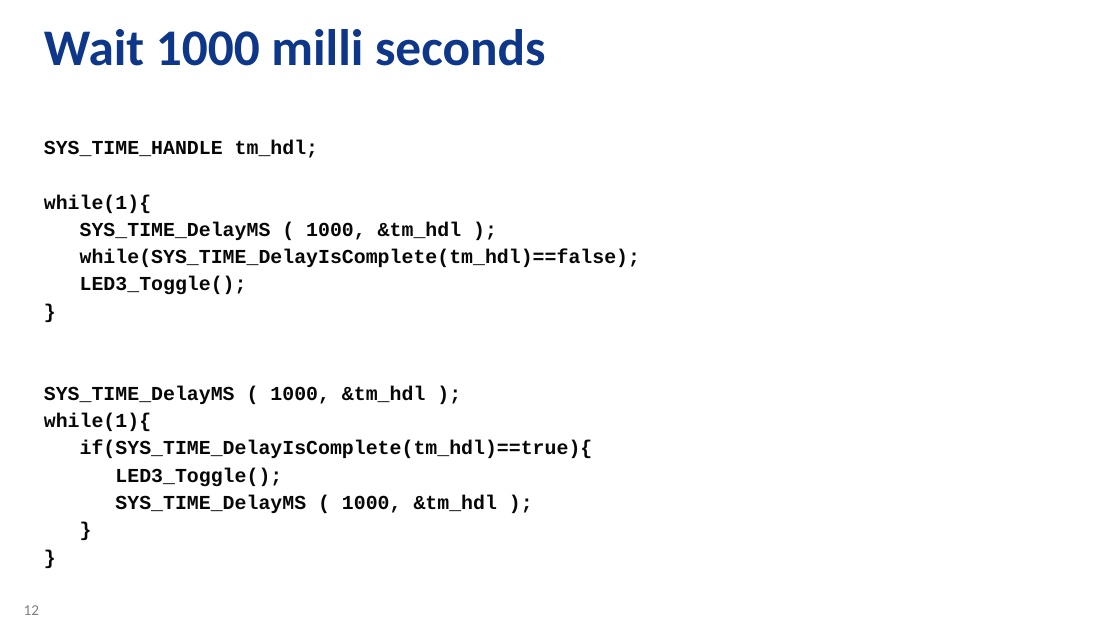
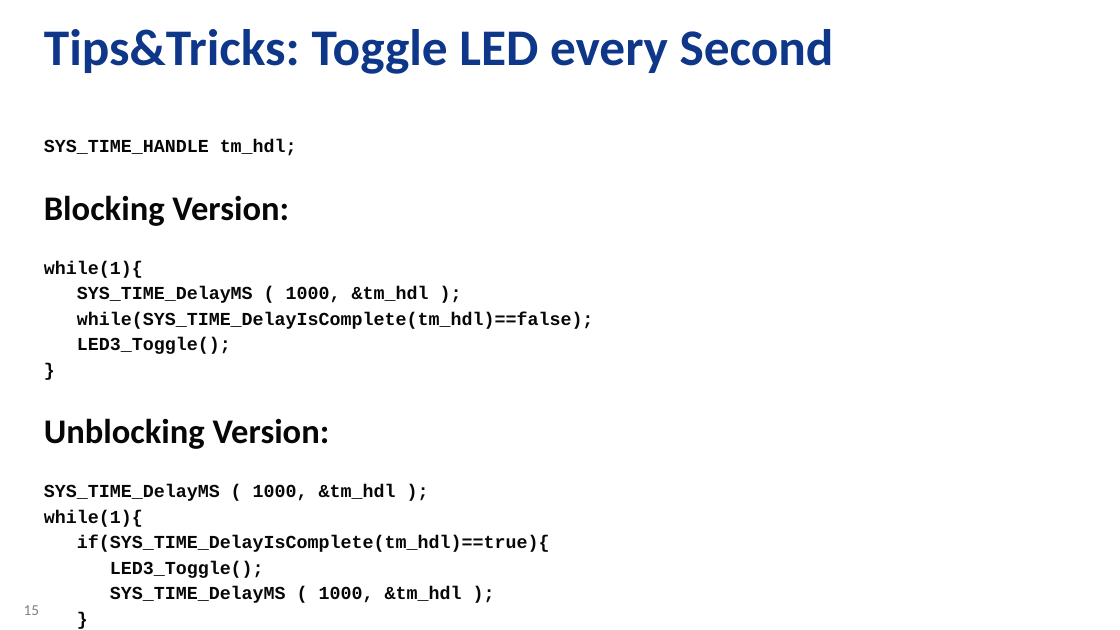
Before and after one commit to zabooh/T1S_Lab, a slide deck: slide 15 of doc/OLED1.pptx (slide 12 before the commit). Drawn at 1120x630 pixels with LibreOffice and Linux fonts; fonts in the diff are those of the drawing; background and template pictures are left out. Boxes give left, top, right and bottom in pixels: in the first picture for what was removed or moved away, otherwise in the second. Text is boxed around its words. In the diff, an @@ line names an element or a change of style, - is before the commit and + after.

```diff
--- a/doc/OLED1.pptx
+++ b/doc/OLED1.pptx
@@ title at (44,29,834,74): text changed @@
-Wait 1000 milli seconds
+Tips&Tricks: Toggle LED every Second
@@ text at (44,140,594,603): size 17 to 15.7 pt in "SYS_TIME_HANDLE tm_hdl;", "while(1){", "SYS_TIME_DelayMS ( 1000, &tm_hdl );", "while(SYS_TIME_DelayIsComplete(tm_hdl)==false);" and 9 more places @@
@@ text at (44,195,289,226): paragraph added @@
+Blocking Version:
@@ text at (44,418,330,449): paragraph added @@
+Unblocking Version:
@@ page number at (24,605,39,615): text changed @@
-12
+15
```
Also in this commit, not shown: 4 other slides changed, 3 slides added, 3 slides removed.
